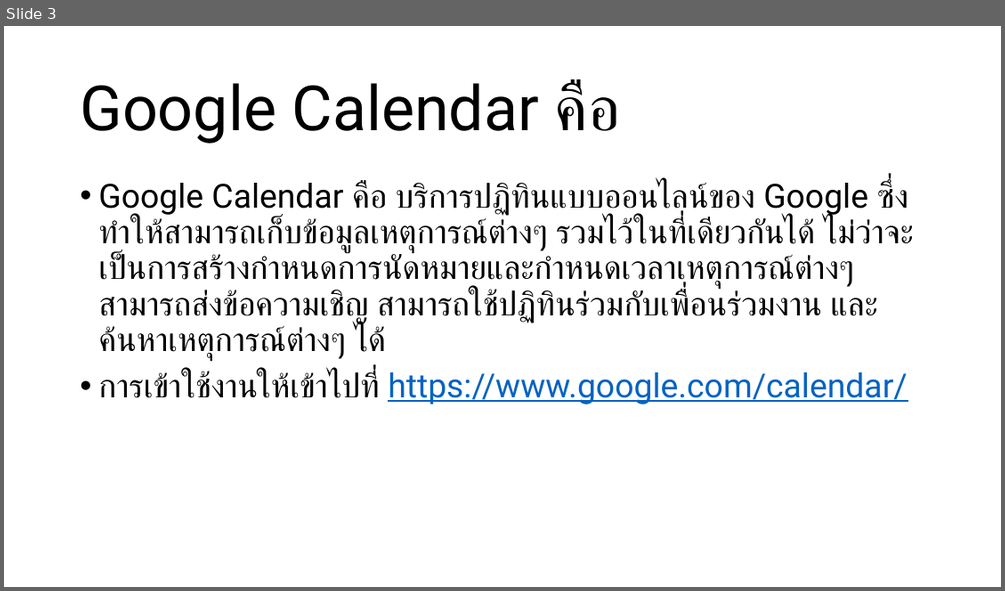
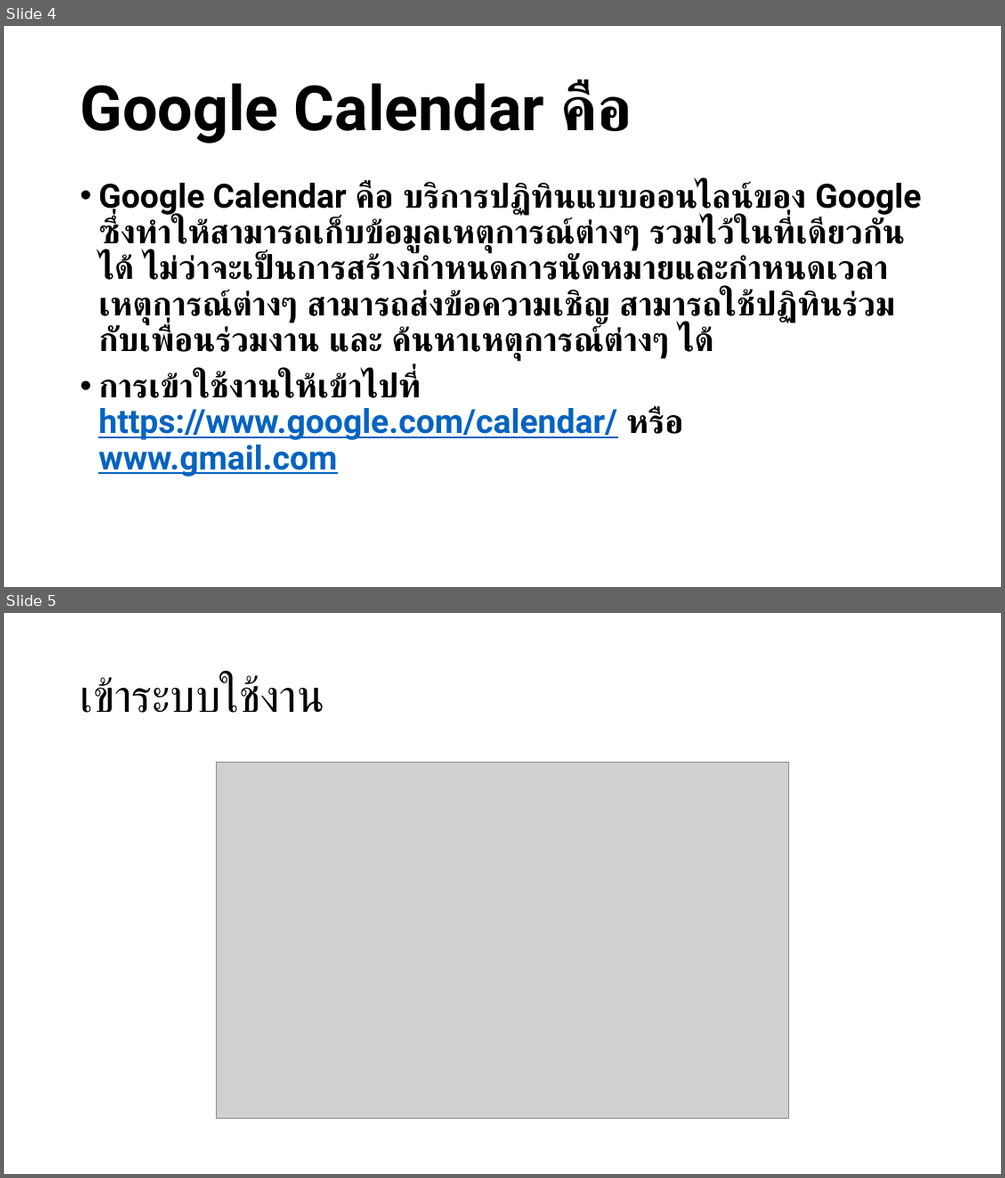
Before and after one commit to bratchasak/gcalendar, a slide deck: Google Calendar.pptx. Shown one above the other, each under a label of ours: slide 3 before the commit, slides 4 and 5 after it. The pictures are 1005x591 and 1005x1178 pixels, drawn with LibreOffice and Linux fonts; fonts in the diff are those of the drawing; grey boxes stand for pictures. Boxes give left, top, right and bottom in pixels: in the first picture for what was removed or moved away, otherwise in the second. Text is boxed around its words. In the diff, an @@ line names an element or a change of style, - is before the commit and + after.

```diff
--- a/Google Calendar.pptx
+++ b/Google Calendar.pptx
@@ slide 5 added at (x1=4, y1=613, x2=1001, y2=1174), background #FFFFFF @@
@@ title added at (x1=80, y1=676, x2=324, y2=713), 44 pt, text #000000 @@
+เข้าระบบใช้งาน
@@ picture added at (x1=217, y1=763, x2=789, y2=1119) @@
@@ what was slide 3 is now slide 4 @@
@@ slide 4 changed as well @@
@@ title "Google Calendar คือ" at (x1=80, y1=81, x2=632, y2=143): bold on @@
@@ text at (x1=98, y1=182, x2=921, y2=361): bold on in "Google Calendar คือ บริการปฏิทินแบบออนไลน์ของ Google ซึ่งทำใ ..." @@
@@ text at (x1=98, y1=371, x2=683, y2=476): text changed; bold on @@
-• การเข้าใช้งานให้เข้าไปที่ https://www.google.com/calendar/
+• การเข้าใช้งานให้เข้าไปที่ https://www.google.com/calendar/ หรือ www.gmail.com
```
Also in this commit, not shown: 16 other slides changed, 5 other slides added, 1 other file.
